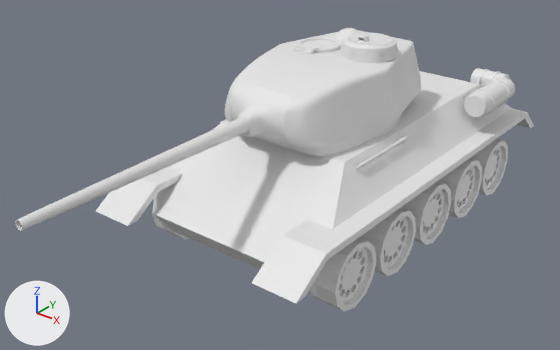
Renders of the Blender file Offensive/Assets/Blender/T34-85.blend from each side of a commit.
Camera for both pictures: a 50 mm camera at (4.76, -7.1, 3.68) aimed at (-0.08, -1.06, -0.06). Every picture has the same lights, and +X, +Y and +Z are marked at lower left.

Names of what the first picture shows: 'Body', 'Circle.003', 'Cube.001', 'Cube.002', 'Cube.003', 'Cube.004', 'Cube.005', 'Gun', 'Hatch', 'Tank.001', 'Tank2', 'Tower'.
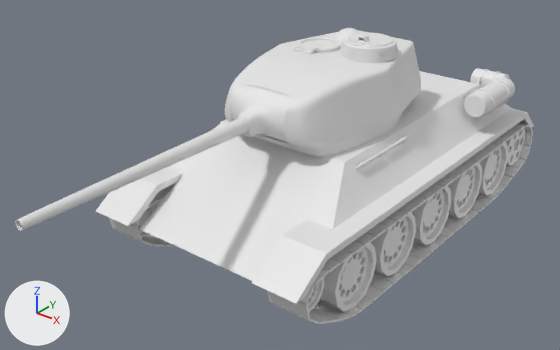
Where the newer file only moved an object's origin or applied its transform, the numbers keep the older frame.

The change, as a diff of the scene's bpy script:
```diff
--- a/Offensive/Assets/Blender/T34-85.blend.py
+++ b/Offensive/Assets/Blender/T34-85.blend.py
@@ me_cube_002 @@
 me_cube_002.from_pydata(...)  # 74 vertices, 67 faces, 3 loose edges; spans x 0.0..3.41, y -2.25..2.26, z -1.61..1.0
 # used by ob_body; location = (0.0, 0.0, 0.0); scale = (0.397, 1.17, 0.397)
-me_cube_002.vertices[0].co = (2.11, -1.95, -0.74)
-me_cube_002.vertices[6].co = (0.0, -1.95, -0.74)
+# me_cube_002 part 1
+me_cube_002.vertices[0].co = (2.11, -2.12, -0.99)
+me_cube_002.vertices[6].co = (0.0, -2.12, -0.99)
@@ cu_beziercurve @@
+cu_beziercurve = bpy.data.curves.new('BezierCurve', 'CURVE')
+cu_beziercurve.dimensions = '3D'
+_sp = cu_beziercurve.splines.new('BEZIER'); _sp.bezier_points.add(8)
+_sp.bezier_points.foreach_set('co', [-1.046, 1.121, -0.217, 2.149, 1.121, -0.212, 2.417, 1.121, -0.573, 2.187, 1.121, -0.741, 1.541, 1.121, -0.98, -1.687, 1.121, -0.977, -2.493, 1.121, -0.773, -2.666, 1.121, -0.521, -2.423, 1.121, -0.201])
+_sp.bezier_points.foreach_set('handle_left', [-1.546, 1.121, -0.217, 1.916, 1.121, -0.214, 2.441, 1.121, -0.497, 2.256, 1.121, -0.711, 1.815, 1.121, -0.963, -1.61, 1.121, -0.977, -2.418, 1.121, -0.793, -2.642, 1.121, -0.594, -2.5, 1.121, -0.206])
+_sp.bezier_points.foreach_set('handle_right', [-0.546, 1.121, -0.217, 2.603, 1.121, -0.208, 2.392, 1.121, -0.658, 2.1, 1.121, -0.779, 1.452, 1.121, -0.985, -1.775, 1.121, -0.977, -2.572, 1.121, -0.752, -2.693, 1.121, -0.443, -2.292, 1.121, -0.191])
+for _p, _l, _r in zip(_sp.bezier_points, ['ALIGNED', 'ALIGNED', 'ALIGNED', 'ALIGNED', 'ALIGNED', 'ALIGNED', 'ALIGNED', 'ALIGNED', 'ALIGNED'], ['ALIGNED', 'ALIGNED', 'ALIGNED', 'ALIGNED', 'ALIGNED', 'ALIGNED', 'ALIGNED', 'ALIGNED', 'ALIGNED']): _p.handle_left_type = _l; _p.handle_right_type = _r
+_sp.order_u = 0
+_sp.order_v = 0
+_sp.use_cyclic_u = True
+cu_beziercurve.use_path = True
+cu_beziercurve.use_path_clamp = True
+cu_beziercurve.bevel_resolution = 0
+cu_beziercurve.fill_mode = 'HALF'
@@ cu_beziercurve_001 @@
+cu_beziercurve_001 = bpy.data.curves.new('BezierCurve.001', 'CURVE')
+cu_beziercurve_001.dimensions = '3D'
+_sp = cu_beziercurve_001.splines.new('BEZIER'); _sp.bezier_points.add(8)
+_sp.bezier_points.foreach_set('co', [-1.046, 1.121, -0.217, 2.149, 1.121, -0.212, 2.417, 1.121, -0.573, 2.187, 1.121, -0.741, 1.541, 1.121, -0.98, -1.687, 1.121, -0.977, -2.493, 1.121, -0.773, -2.666, 1.121, -0.521, -2.423, 1.121, -0.201])
+_sp.bezier_points.foreach_set('handle_left', [-1.546, 1.121, -0.217, 1.916, 1.121, -0.214, 2.441, 1.121, -0.497, 2.256, 1.121, -0.711, 1.815, 1.121, -0.963, -1.61, 1.121, -0.977, -2.418, 1.121, -0.793, -2.642, 1.121, -0.594, -2.5, 1.121, -0.206])
+_sp.bezier_points.foreach_set('handle_right', [-0.546, 1.121, -0.217, 2.603, 1.121, -0.208, 2.392, 1.121, -0.658, 2.1, 1.121, -0.779, 1.452, 1.121, -0.985, -1.775, 1.121, -0.977, -2.572, 1.121, -0.752, -2.693, 1.121, -0.443, -2.292, 1.121, -0.191])
+for _p, _l, _r in zip(_sp.bezier_points, ['ALIGNED', 'ALIGNED', 'ALIGNED', 'ALIGNED', 'ALIGNED', 'ALIGNED', 'ALIGNED', 'ALIGNED', 'ALIGNED'], ['ALIGNED', 'ALIGNED', 'ALIGNED', 'ALIGNED', 'ALIGNED', 'ALIGNED', 'ALIGNED', 'ALIGNED', 'ALIGNED']): _p.handle_left_type = _l; _p.handle_right_type = _r
+_sp.order_u = 0
+_sp.order_v = 0
+_sp.use_cyclic_u = True
+cu_beziercurve_001.use_path = True
+cu_beziercurve_001.use_path_clamp = True
+cu_beziercurve_001.bevel_resolution = 0
+cu_beziercurve_001.fill_mode = 'HALF'
@@ ob_cube_006 @@
+ob_cube_006 = bpy.data.objects.new('Cube.006', me_cube_010)  # 384 vertices, 314 faces; spans x 13.96..21.6, y -28.2..-20.56, z 10.4..12.29; modifiers MIRROR
+ob_cube_006.location = (0.0, -0.677, 0.142)
+ob_cube_006.rotation_euler = (-1.571, 1.309, -1.571)  # degrees (-90, 75, -90)
+ob_cube_006.scale = (0.0546, 0.0546, 0.0986)
@@ ob_circle_006 @@
+ob_circle_006 = bpy.data.objects.new('Circle.006', me_circle_008)  # 158 vertices, 110 faces; spans x 0.227..0.787, y 2.063..2.623, z 0.973..1.257; modifiers MIRROR
+ob_circle_006.location = (0.0, 0.0, 0.0)
+ob_circle_006.rotation_euler = (0.0, 1.571, 0.0)  # degrees (0, 90, 0)
@@ ob_cube_007 @@
+ob_cube_007 = bpy.data.objects.new('Cube.007', me_cube_012)  # a box spanning x -0.23..0.23, y -0.093..0.093, z -0.01..0.01; modifiers ARRAY, CURVE
+ob_cube_007.location = (0.0, 0.0, 0.0)
@@ ob_beziercurve @@
+ob_beziercurve = bpy.data.objects.new('BezierCurve', cu_beziercurve)
+ob_beziercurve.location = (0.0, 0.0, 0.0)
+ob_beziercurve.rotation_euler = (0.0, 0.0, -1.571)  # degrees (0, 0, -90)
@@ ob_cube_008 @@
+ob_cube_008 = bpy.data.objects.new('Cube.008', me_cube_012.copy())  # modifiers ARRAY, CURVE
+ob_cube_008.location = (0.0, 0.0, 0.0)
+ob_cube_008.scale = (-1.0, 1.0, 1.0)
@@ ob_beziercurve_001 @@
+ob_beziercurve_001 = bpy.data.objects.new('BezierCurve.001', cu_beziercurve_001)
+ob_beziercurve_001.location = (0.0, 0.0, 0.0)
+ob_beziercurve_001.rotation_euler = (0.0, 0.0, -1.571)  # degrees (0, 0, -90)
+ob_beziercurve_001.scale = (1.0, -1.0, 1.0)
```

Where the change shows, as pixel boxes (x1, y1, x2, y2) in the pictures (560 x 350 px; the box of a moved part takes in the faces that stretch with it):
'Cube.007', added: after (267, 123, 533, 324)
'Cube.008', added: after (109, 183, 177, 247)
'Cube.006', added: after (137, 203, 324, 312)
'Circle.006', added: after (506, 128, 525, 165)
part 1 of me_cube_002, moved or reshaped: before (153, 183, 293, 269); after (140, 183, 293, 281)
